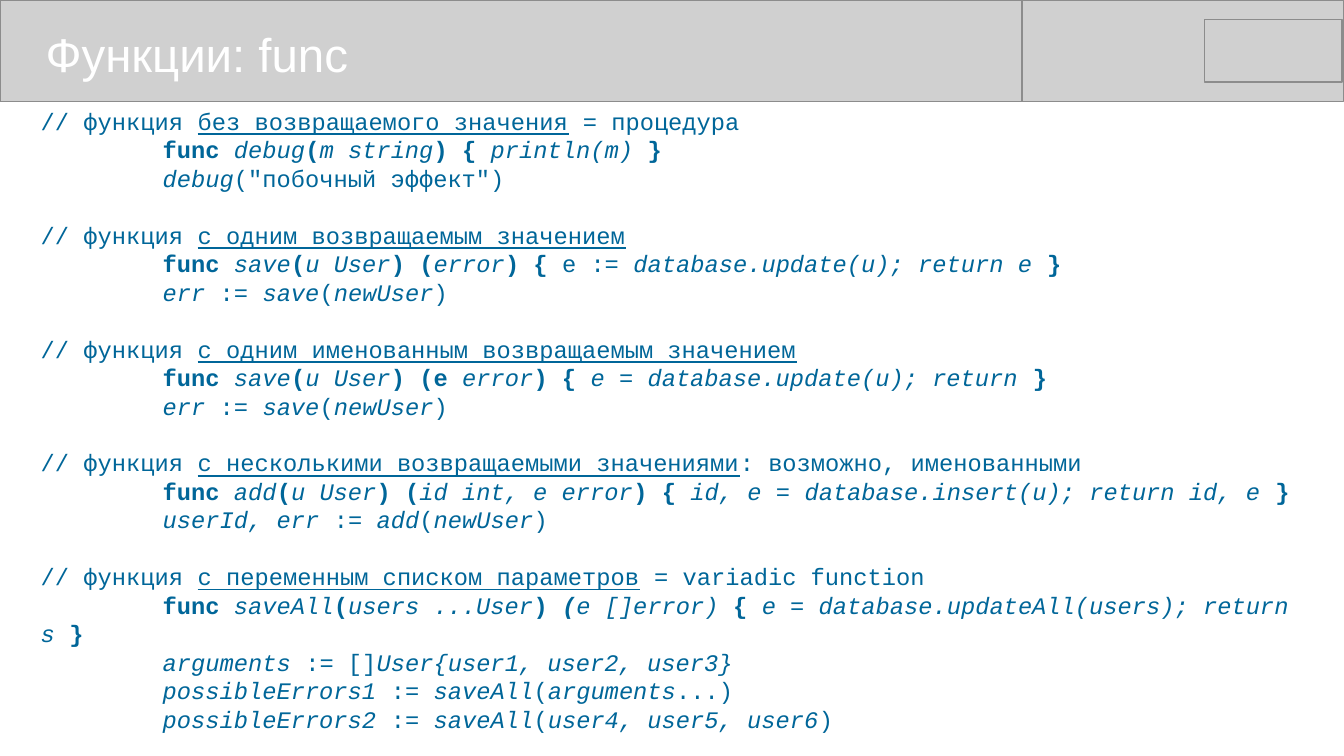
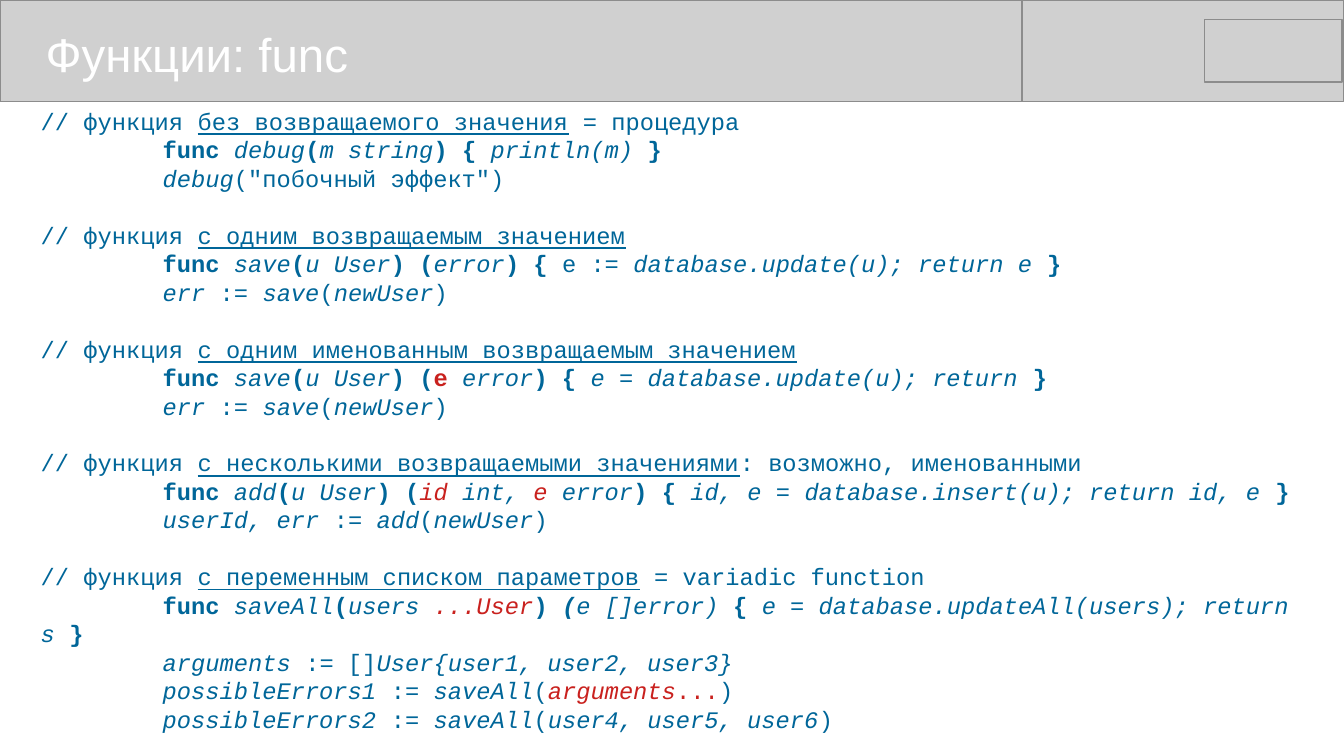
Before and after one commit to mike-shock/Go_language, a slide deck: slide 24 of Go_Preview.odp. Drawn at 1344x756 pixels with LibreOffice and Linux fonts; fonts in the diff are those of the drawing; grey boxes stand for pictures. Boxes give left, top, right and bottom in pixels: in the first picture for what was removed or moved away, otherwise in the second. Text is boxed around its words. In the diff, an @@ line names an element or a change of style, - is before the commit and + after.

```diff
--- a/Go_Preview.odp
+++ b/Go_Preview.odp
@@ text at bbox=[41, 369, 1288, 704]: text colour #006699 to #C9211E in "(e", "(id e", "...User)", "saveAll(arguments...)" @@
```
Also in this commit, not shown: 5 other slides changed.
